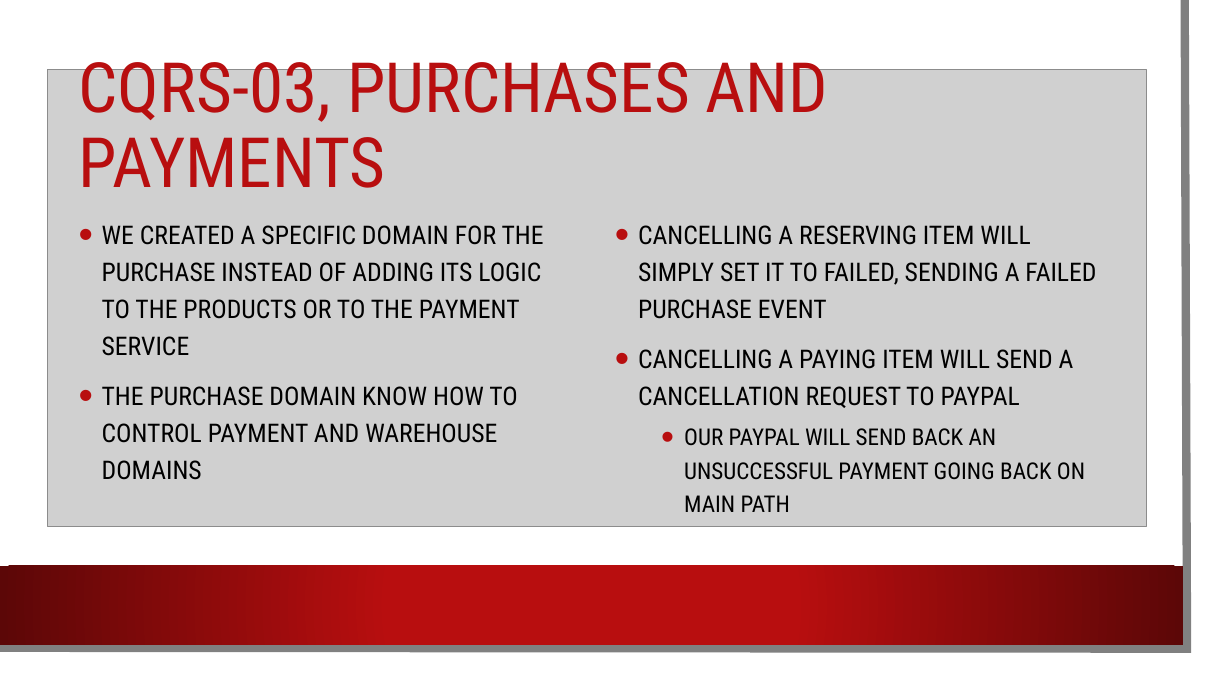
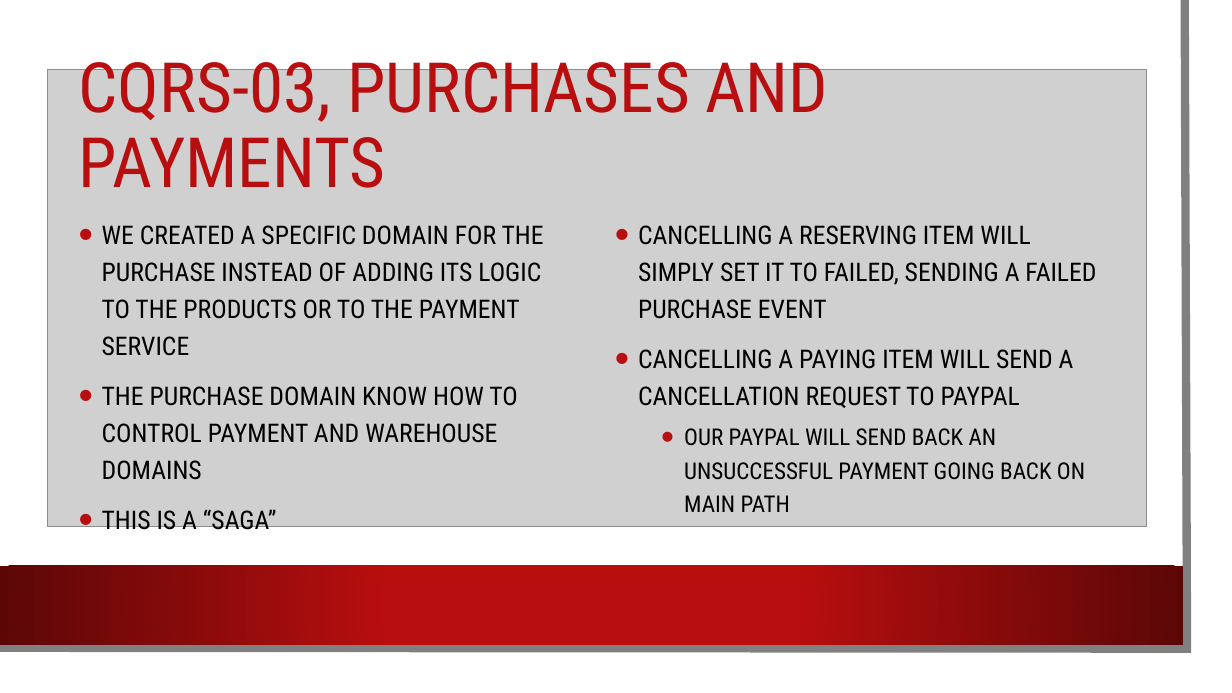
Before and after one commit to kendarorg/CQRS101, a slide deck: slide 17 of CQRS 1O1.pptx. Drawn at 1232x693 pixels with LibreOffice and Linux fonts; fonts in the diff are those of the drawing; grey boxes stand for pictures; background and template pictures are left out. Boxes give left, top, right and bottom in pixels: in the first picture for what was removed or moved away, otherwise in the second. Text is boxed around its words. In the diff, an @@ line names an element or a change of style, - is before the commit and + after.

```diff
--- a/CQRS 1O1.pptx
+++ b/CQRS 1O1.pptx
@@ text at bbox=[102, 509, 277, 535]: paragraph added @@
+• THIS IS A “SAGA”
```
Also in this commit, not shown: 2 other slides changed, 1 slide added, 20 other files.
